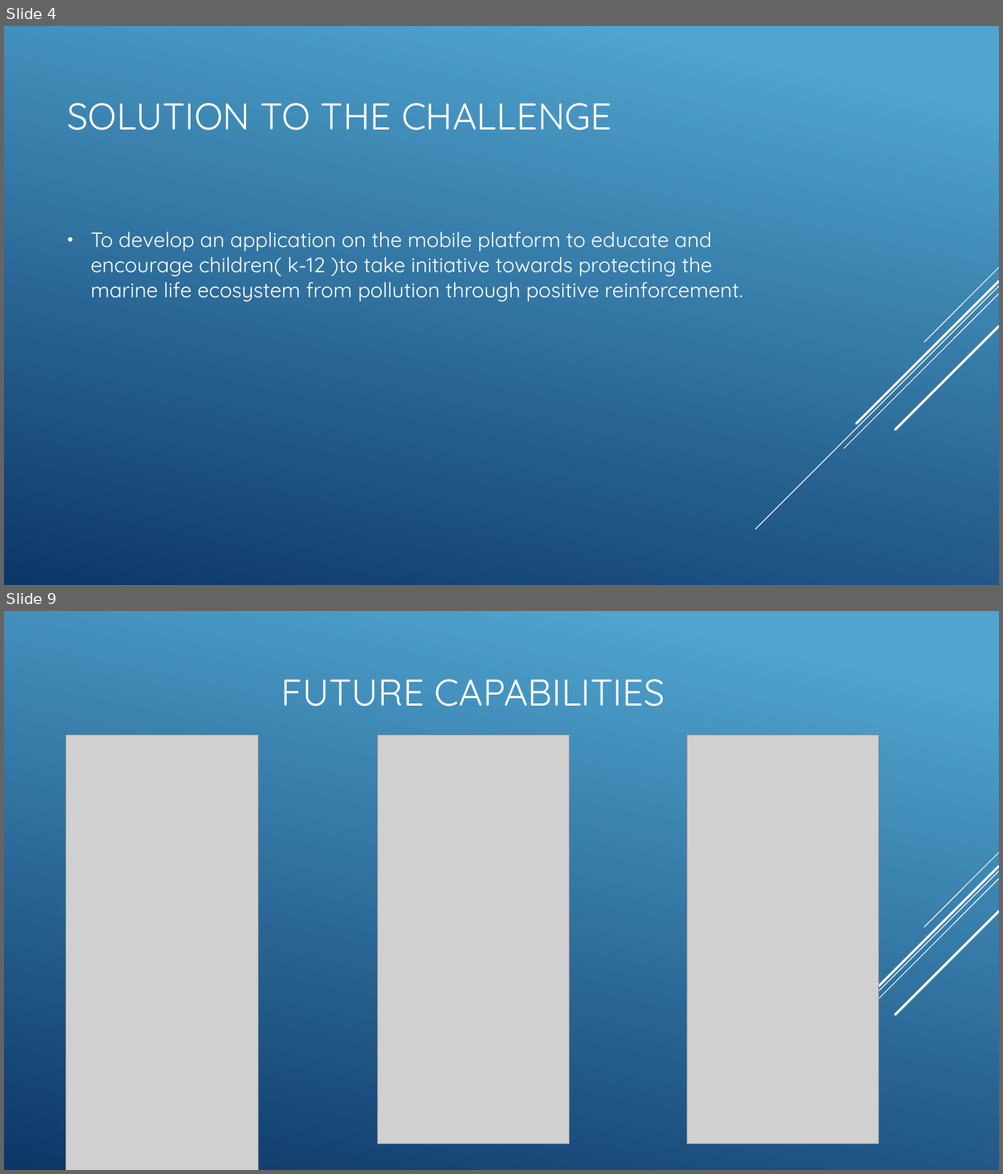
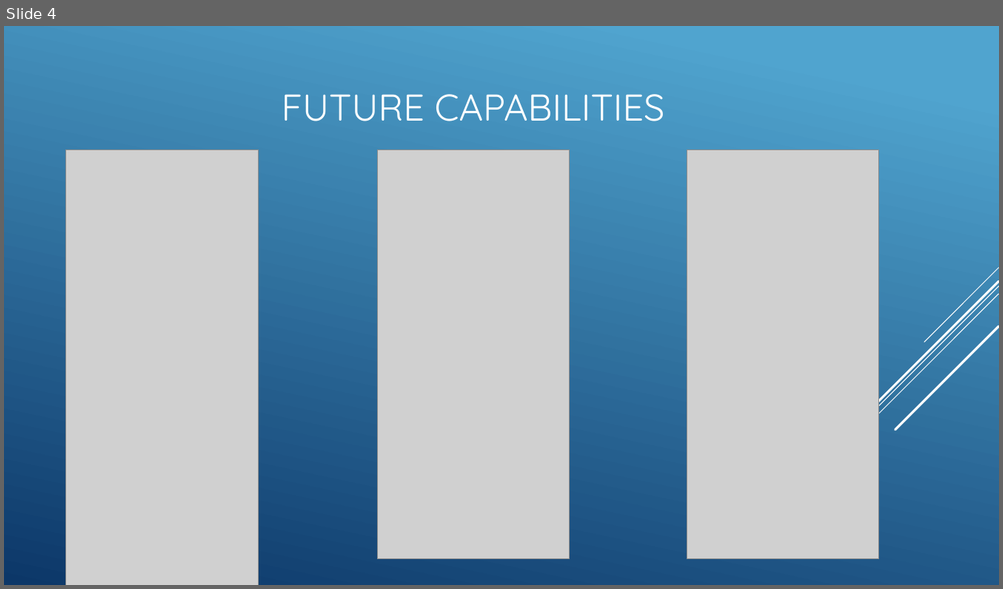
Before and after one commit to Tampa2017/team-8, a slide deck: JP Morgan Code for Good 2017 Presentation.pptx. Shown one above the other, each under a label of ours: slides 4 and 9 before the commit, slide 4 after it; the slides between them are not shown. The pictures are 1003x1174 and 1003x589 pixels, drawn with LibreOffice and Linux fonts; fonts in the diff are those of the drawing; grey boxes stand for pictures. Boxes give left, top, right and bottom in pixels: in the first picture for what was removed or moved away, otherwise in the second. Text is boxed around its words. In the diff, an @@ line names an element or a change of style, - is before the commit and + after.

```diff
--- a/JP Morgan Code for Good 2017 Presentation.pptx
+++ b/JP Morgan Code for Good 2017 Presentation.pptx
@@ slide 4 removed at [4,26,999,585], background gradient #51A5CF to #0D3868; not listed: 5 template elements that a slide beside it also shows @@
@@ title removed at [68,103,612,130] @@
-SOLUTION TO THE CHALLENGE
@@ text removed at [91,232,743,302] @@
-• To develop an application on the mobile platform to educate and encourage children( k-12 )to take initiative towards protecting the marine life ecosystem from pollution through positive reinforcement.
@@ what was slide 9 is now slide 4 @@
```
Also in this commit, not shown: 3 slides changed, 5 other slides removed, 12 other files.
